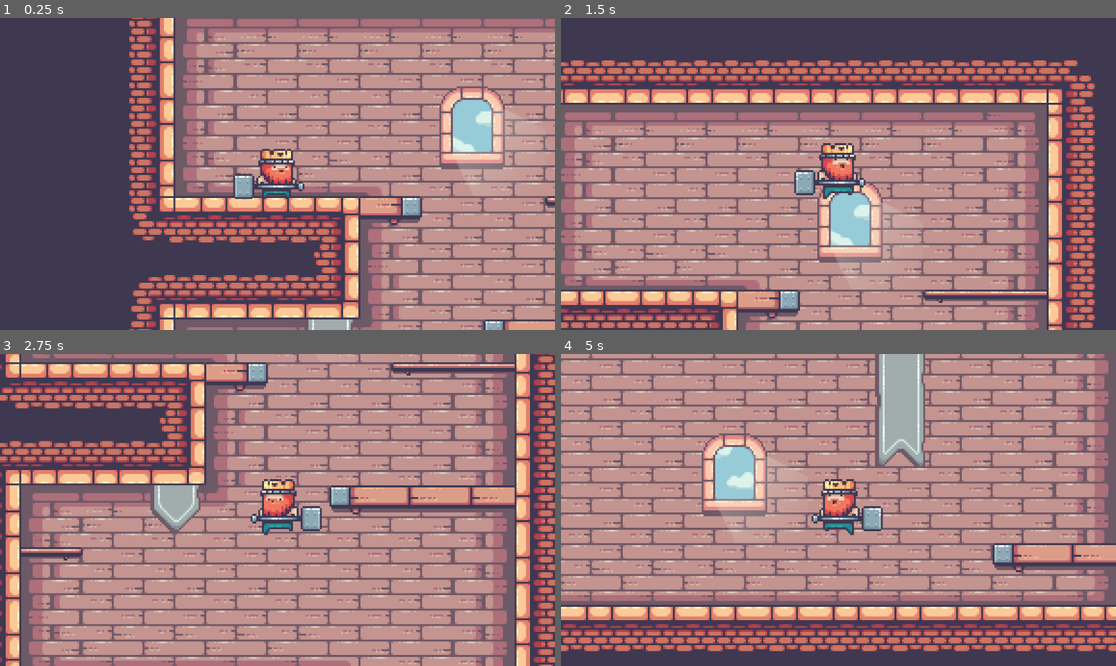
Above: before the commit, frames 1-4 (two rows, left to right).
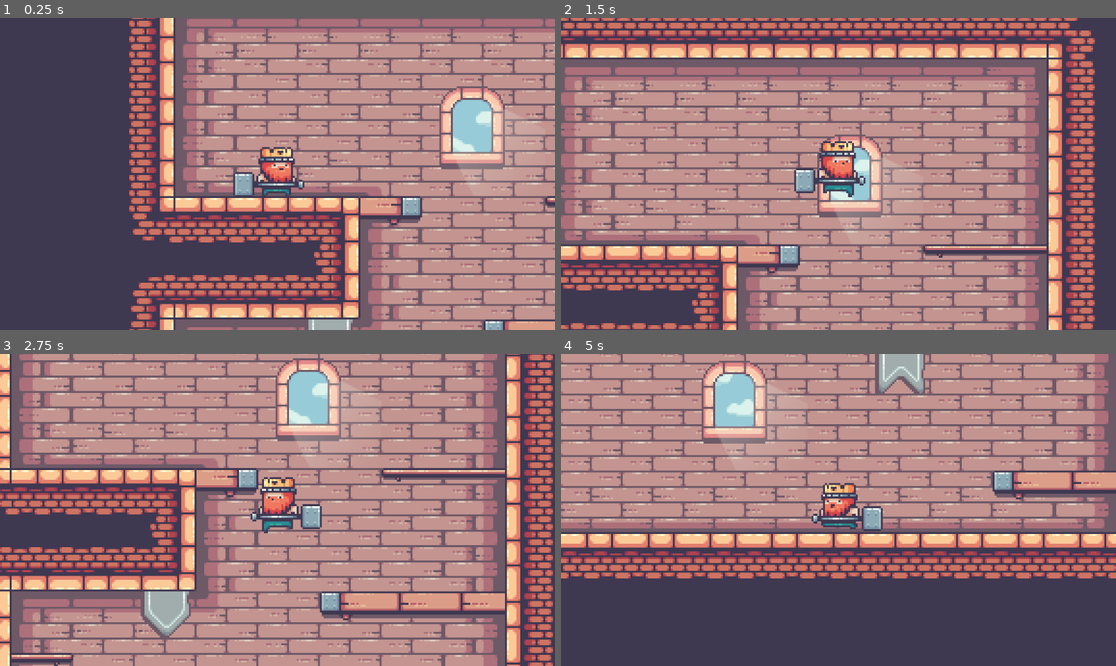
Above: after the commit, the same moments.

Repository: konkord16/KingsAndPigs
Game: Godot game, scene res://main.tscn
Same seed, same stepped clock (60 frames per second), same inputs: the game is played once before the commit and once after it.
Inputs:
- Up to frame 1 (0.25 s): no input
- Up to frame 2 (1.5 s): tap Enter at 0.5 s; hold Space (jump) 0.53-1.28 s; hold D (right) from 0.53 s (still down); tap Space (jump) at 1.35 s
- Up to frame 3 (2.75 s): tap Space (jump) at 1.52, 1.82 s; release D (right) at 2.03 s; hold A (left) from 2.03 s (still down); hold Space (jump) from 2.03 s (still down)
- Up to frame 4 (5 s): release A (left) at 2.78 s; release Space (jump) at 2.78 s; hold D (right) 2.78-4.28 s; tap Space (jump) at 2.85, 3.02, 3.32, 4.35, 4.52, 4.82 s; hold Space (jump) 3.53-4.28 s; hold A (left) from 4.28 s (still down)

The runs differ from the first frame. In frame 1, 0.8% of the frame differs, in the area x 42-55%, y 41-59%; in frame 2, 57%; in frame 3, 72%, in the area x 0-100%, y 0-100%; in frame 4, 63%.

Commit message:
cleaning up code
need to implement animation player for more detailed animation control

Diff:
--- a/CharacterBody2D.gd
+++ b/CharacterBody2D.gd
@@ -2,62 +2,45 @@
 
 const SPEED = 100.0
 const JUMP_VELOCITY = -300.0
+const GRAVITY = 20
+var grounded : bool = true
+@onready var animation_player = $AnimationPlayer
+@onready var animated_sprite = $Pivot/AnimatedSprite2D
 
-var jumping = false
-
-@onready var animated_sprite = $Node2D/AnimatedSprite2D
-
-@onready var node_2d = $Node2D
-
-
-
-# Get the gravity from the project settings to be synced with RigidBody nodes.
-var gravity = ProjectSettings.get_setting("physics/2d/default_gravity")
-
-
-func _physics_process(delta):
+func _physics_process(_delta):
 	# Add the gravity.
 	if not is_on_floor():
-		velocity.y += gravity * delta
+		velocity.y += GRAVITY
 
 	# Handle jump.
 	if Input.is_action_pressed("jump") and is_on_floor():
 		velocity.y = JUMP_VELOCITY
-		jumping = true
 
+	# Handle moving left/right
 	var direction = Input.get_axis("left", "right")
 	if direction:
 		velocity.x = direction * SPEED
 	else:
 		velocity.x = move_toward(velocity.x, 0, SPEED)
 
+	# Handle animations
 	if direction == 0:
-			animated_sprite.play("idle")
+		animated_sprite.play("idle")
 	else:
 		animated_sprite.play("run")
 
-
 	if direction > 0:
-		node_2d.scale.x = 1
-	if direction < 0:
-		node_2d.scale.x = -1
-
+		$Pivot.scale.x = 1
+	elif direction < 0:
+		$Pivot.scale.x = -1
 
 	if velocity.y > 0:
 		animated_sprite.play("fall")
 	elif velocity.y < 0:
 		animated_sprite.play("jump")
 
-	if jumping == true and is_on_floor():
+	if is_on_floor() and not grounded:
 		animated_sprite.play("ground")
-		jumping = false
-
-
-
-
-
-
-
-
+	grounded = is_on_floor()
 
 	move_and_slide()
--- a/character_body_2d.tscn
+++ b/character_body_2d.tscn
@@ -397,6 +397,14 @@
 "speed": 10.0
 }]
 
+[sub_resource type="Animation" id="Animation_vju1q"]
+resource_name = "new_animation"
+
+[sub_resource type="AnimationLibrary" id="AnimationLibrary_xy2bc"]
+_data = {
+"new_animation": SubResource("Animation_vju1q")
+}
+
 [node name="CharacterBody2D" type="CharacterBody2D"]
 script = ExtResource("1_qfc5t")
 
@@ -407,10 +415,16 @@
 position = Vector2(0, -1)
 shape = SubResource("RectangleShape2D_nawam")
 
-[node name="Node2D" type="Node2D" parent="."]
-
-[node name="AnimatedSprite2D" type="AnimatedSprite2D" parent="Node2D"]
-position = Vector2(7, -2)
+[node name="Pivot" type="Node2D" parent="."]
+
+[node name="AnimatedSprite2D" type="AnimatedSprite2D" parent="Pivot"]
+position = Vector2(7, -3)
 sprite_frames = SubResource("SpriteFrames_1hbxr")
-animation = &"ground"
+animation = &"hit"
 autoplay = "idle"
+frame_progress = 0.420372
+
+[node name="AnimationPlayer" type="AnimationPlayer" parent="."]
+libraries = {
+"": SubResource("AnimationLibrary_xy2bc")
+}
--- a/project.godot
+++ b/project.godot
@@ -13,6 +13,7 @@
 config/name="Tutorial 2"
 run/main_scene="res://main.tscn"
 config/features=PackedStringArray("4.2", "Forward Plus")
+run/max_fps=60
 config/icon="res://icon.svg"
 
 [input]
Not shown: 1 places in character_body_2d.tscn that only renumber resources
